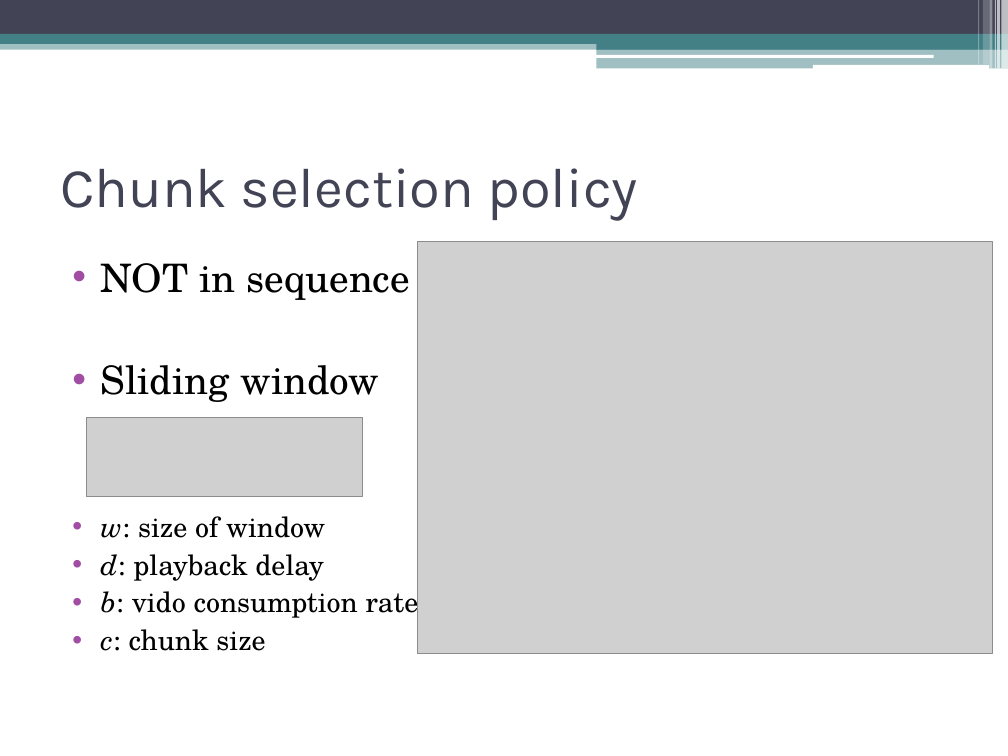
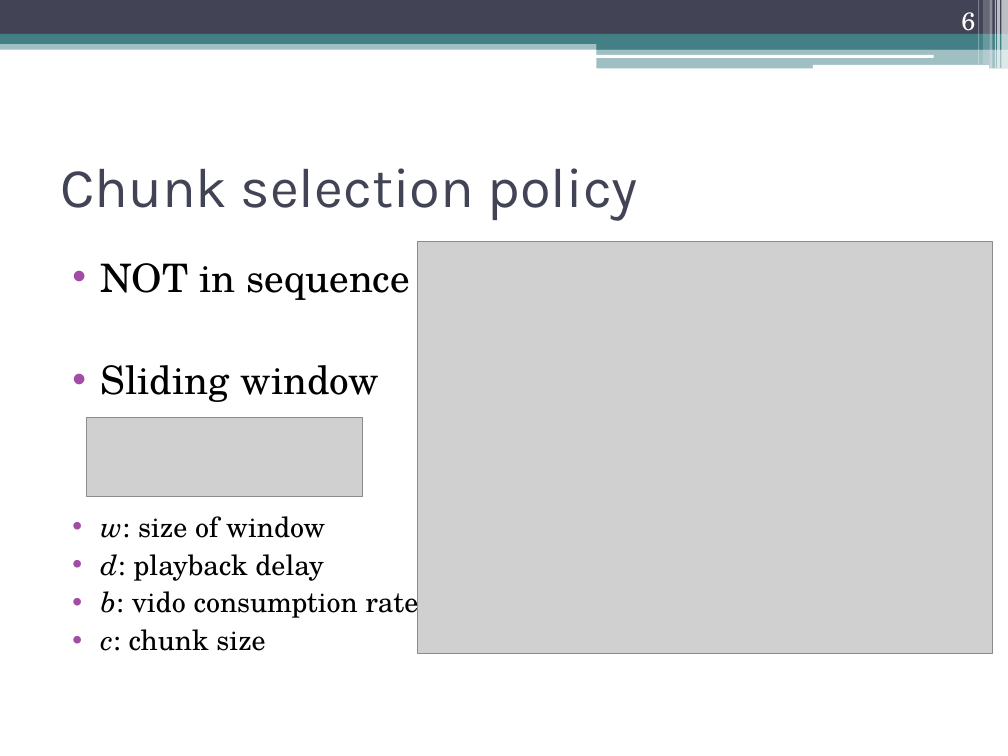
Before and after one commit to sikeh/shanbolishomework, a slide deck: slide 6 of Distributed Computing, Peer-to-Peer and GRIDS/final presentation/ppt/Peer-to-Peer Multimedia Streaming Using BitTorrent.pptx. Drawn at 1008x756 pixels with LibreOffice and Linux fonts; fonts in the diff are those of the drawing; grey boxes stand for pictures. Boxes give left, top, right and bottom in pixels: in the first picture for what was removed or moved away, otherwise in the second. Text is boxed around its words. In the diff, an @@ line names an element or a change of style, - is before the commit and + after.

```diff
--- a/Distributed Computing, Peer-to-Peer and GRIDS/final presentation/ppt/Peer-to-Peer Multimedia Streaming Using BitTorrent.pptx
+++ b/Distributed Computing, Peer-to-Peer and GRIDS/final presentation/ppt/Peer-to-Peer Multimedia Streaming Using BitTorrent.pptx
@@ page number added at (x1=961, y1=12, x2=975, y2=38), 18 pt, text #FFFFFF @@
+6
```
Also in this commit, not shown: 5 other slides changed, 5 slides added, 3 other files.
